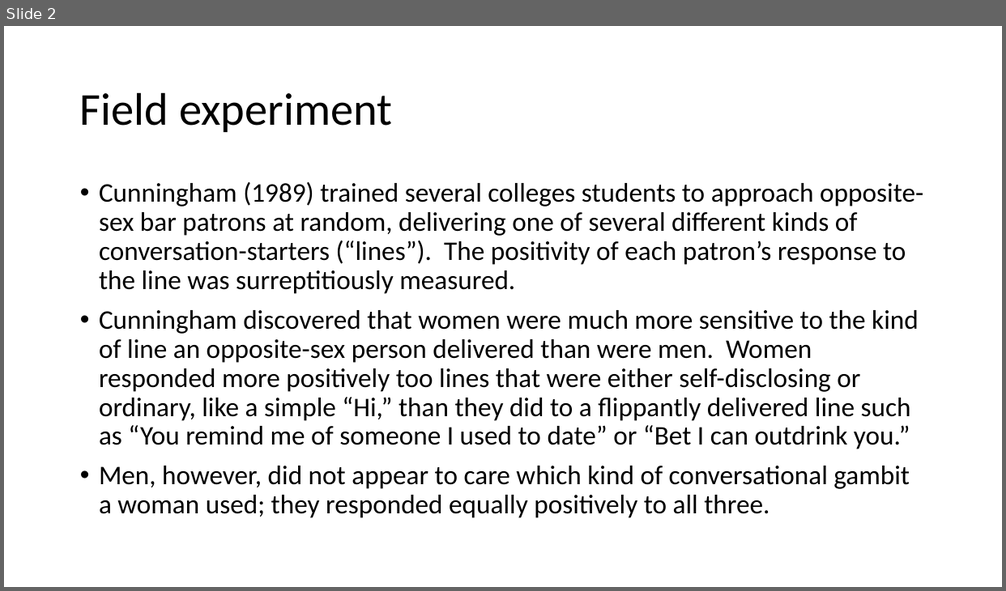
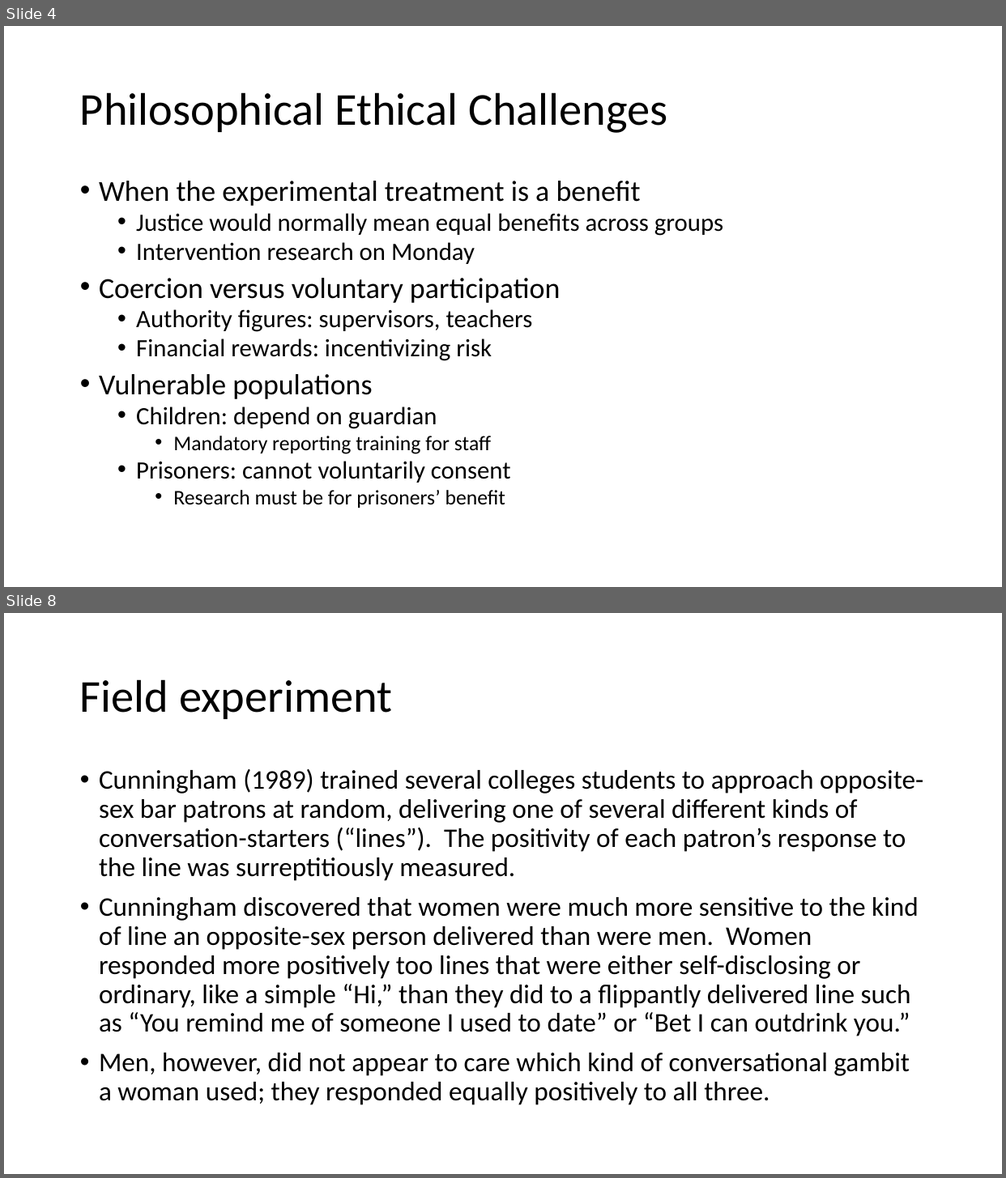
Before and after one commit to preber/Research-Methods, a slide deck: Class Slides 2024/Class 23.pptx. Shown one above the other, each under a label of ours: slide 2 before the commit, slides 4 and 8 after it; the slides between them are not shown. The pictures are 1006x591 and 1006x1178 pixels, drawn with LibreOffice and Linux fonts; fonts in the diff are those of the drawing. Boxes give left, top, right and bottom in pixels: in the first picture for what was removed or moved away, otherwise in the second. Text is boxed around its words. In the diff, an @@ line names an element or a change of style, - is before the commit and + after.

```diff
--- a/Class Slides 2024/Class 23.pptx
+++ b/Class Slides 2024/Class 23.pptx
@@ slide 4 added at bbox=[4, 26, 1002, 587], background #FFFFFF @@
@@ title added at bbox=[80, 92, 668, 133], 44 pt, text #000000 @@
+Philosophical Ethical Challenges
@@ text added at bbox=[99, 181, 723, 508], 24 pt, text #000000 @@
+• When the experimental treatment is a benefit
+  • Justice would normally mean equal benefits across groups
+  • Intervention research on Monday
+• Coercion versus voluntary participation
+  • Authority figures: supervisors, teachers
+  • Financial rewards: incentivizing risk
+• Vulnerable populations
+  • Children: depend on guardian
+    • Mandatory reporting training for staff
+  • Prisoners: cannot voluntarily consent
+    • Research must be for prisoners’ benefit
@@ what was slide 2 is now slide 8 @@
```
Also in this commit, not shown: 3 slides changed, 4 other slides added, 8 slides removed, 11 other files.
